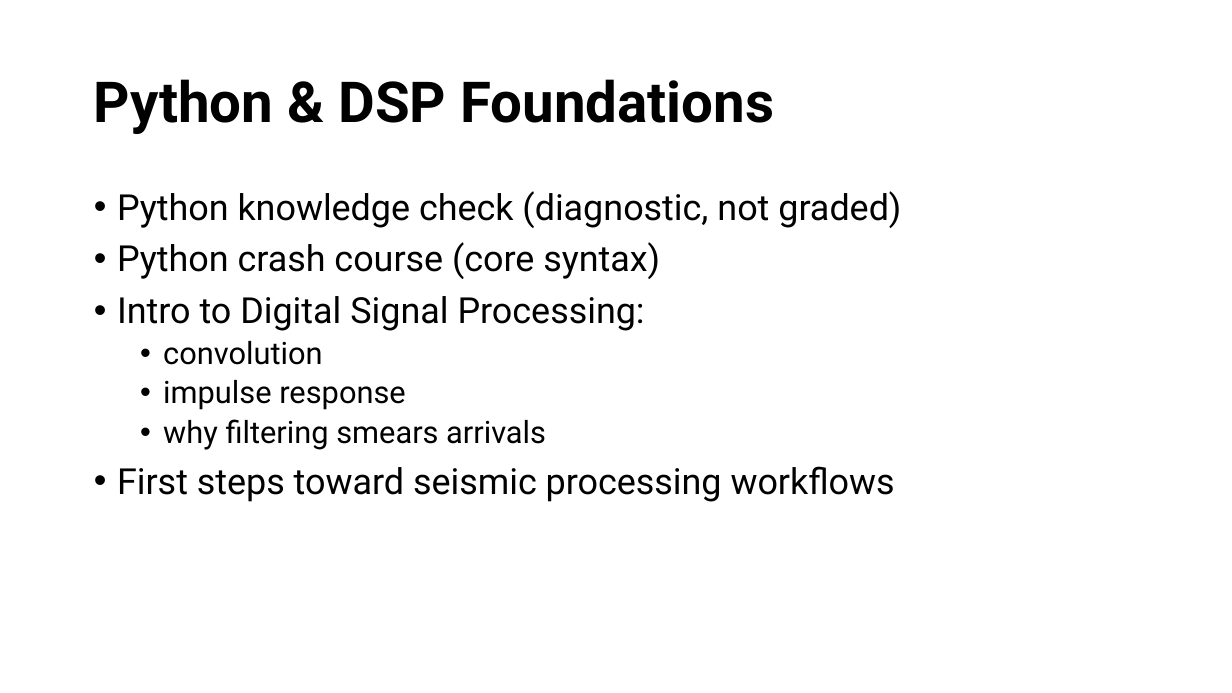
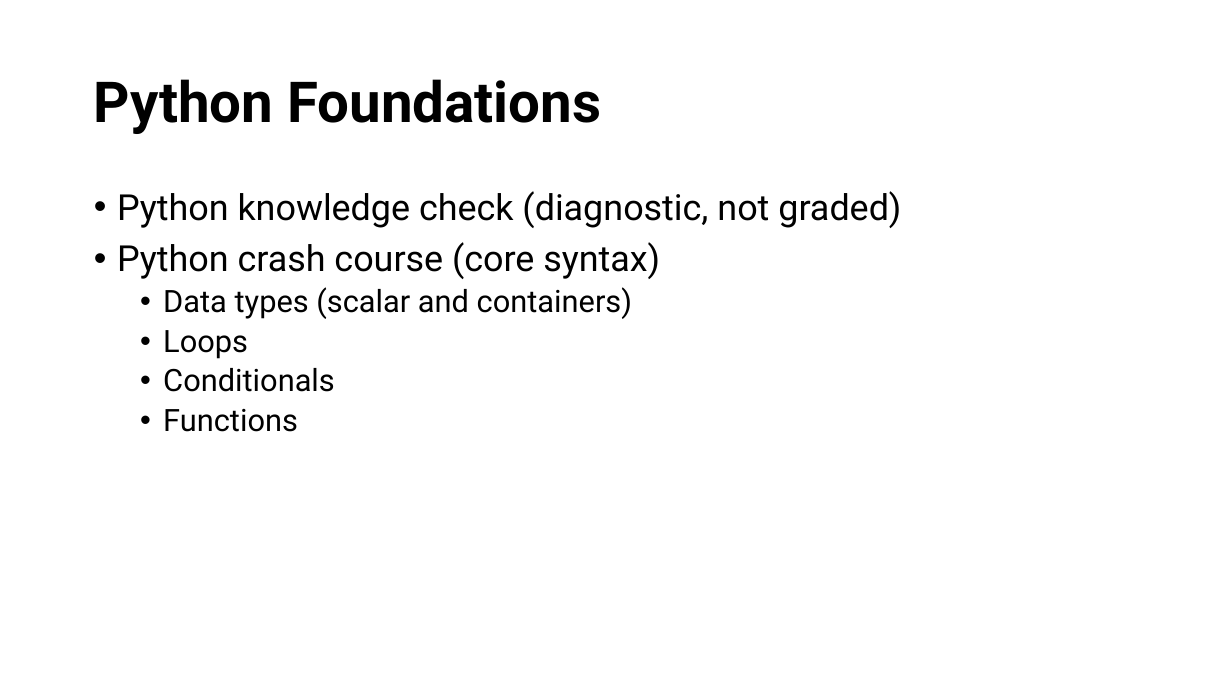
Before and after one commit to jbraunmiller/CompSciS26, a slide deck: slide 5 of week4/Week4_Overview.pptx (slide 4 before the commit). Drawn at 1232x693 pixels with LibreOffice and Linux fonts; fonts in the diff are those of the drawing. Boxes give left, top, right and bottom in pixels: in the first picture for what was removed or moved away, otherwise in the second. Text is boxed around its words. In the diff, an @@ line names an element or a change of style, - is before the commit and + after.

Commit message:
PPT update

```diff
--- a/week4/Week4_Overview.pptx
+++ b/week4/Week4_Overview.pptx
@@ title at (x1=94, y1=79, x2=601, y2=134): text changed @@
-Python & DSP Foundations
+Python Foundations
@@ text at (x1=163, y1=287, x2=632, y2=432): text changed; size 28 to 24 pt @@
-• Intro to Digital Signal Processing:
-  • convolution
-  • impulse response
-  • why filtering smears arrivals
-• First steps toward seismic processing workflows
+  • Data types (scalar and containers)
+  • Loops
+  • Conditionals
+  • Functions
```
Also in this commit, not shown: 5 other slides changed.
